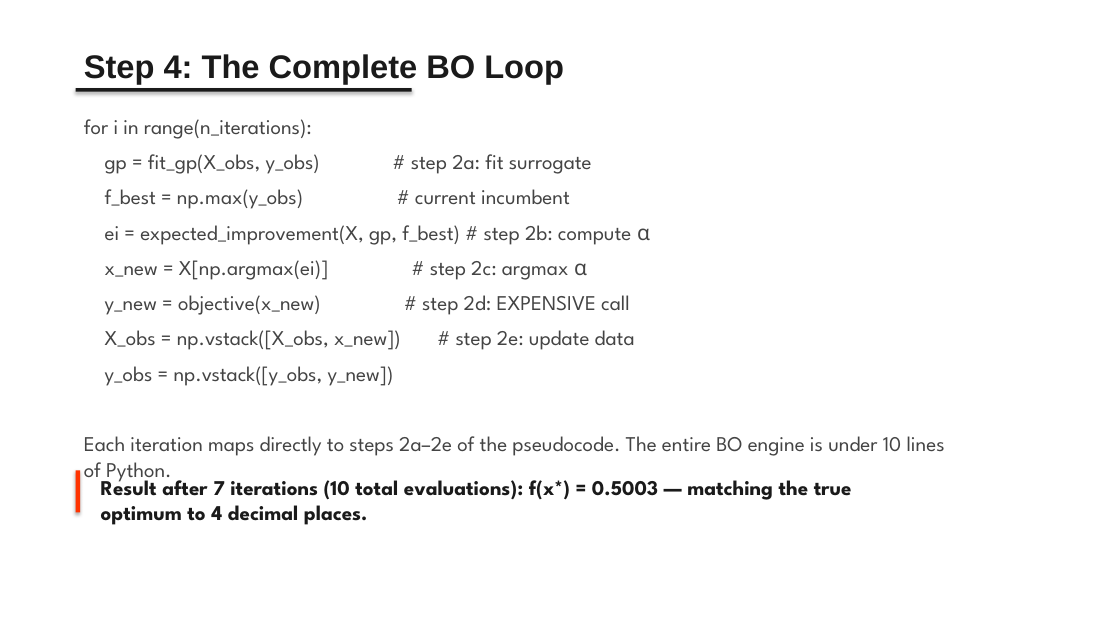
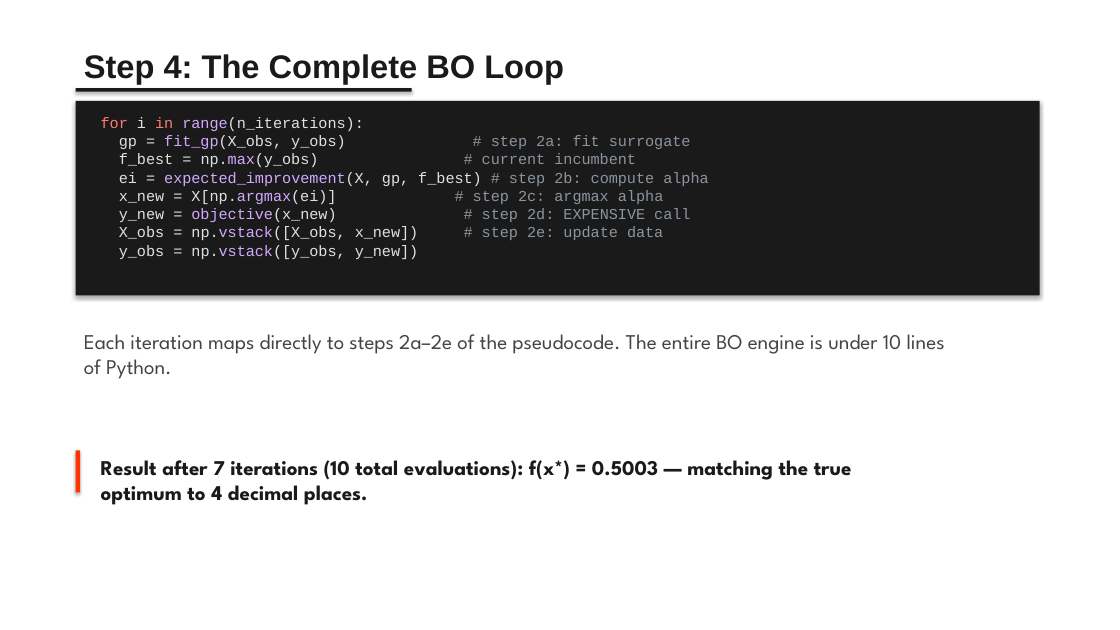
Before and after one commit to AHMalik2000/KIMM-Shared-Data, a slide deck: slide 33 of presentation.pptx. Drawn at 1120x630 pixels with LibreOffice and Linux fonts; fonts in the diff are those of the drawing. Boxes give left, top, right and bottom in pixels: in the first picture for what was removed or moved away, otherwise in the second. Text is boxed around its words. In the diff, an @@ line names an element or a change of style, - is before the commit and + after.

```diff
--- a/presentation.pptx
+++ b/presentation.pptx
@@ rectangle added at [76,101,1040,296], fill #1A1A1A @@
@@ text removed at [84,119,312,139] @@
-for i in range(n_iterations):
@@ text added at [101,117,708,259], 13 pt, text #E0E0E0 @@
+for i in range(n_iterations):
+gp = fit_gp(X_obs, y_obs) # step 2a: fit surrogate
+f_best = np.max(y_obs) # current incumbent
+ei = expected_improvement(X, gp, f_best) # step 2b: compute alpha
+x_new = X[np.argmax(ei)] # step 2c: argmax alpha
+y_new = objective(x_new) # step 2d: EXPENSIVE call
+X_obs = np.vstack([X_obs, x_new]) # step 2e: update data
+y_obs = np.vstack([y_obs, y_new])
@@ text removed at [105,154,592,174] @@
-gp = fit_gp(X_obs, y_obs) # step 2a: fit surrogate
@@ text removed at [105,189,570,209] @@
-f_best = np.max(y_obs) # current incumbent
@@ text removed at [105,225,650,245] @@
-ei = expected_improvement(X, gp, f_best) # step 2b: compute α
@@ text removed at [105,260,587,280] @@
-x_new = X[np.argmax(ei)] # step 2c: argmax α
@@ text removed at [105,295,630,315] @@
-y_new = objective(x_new) # step 2d: EXPENSIVE call
@@ text "Each iteration maps directly to ...": place and size @@
-text "Each iteration maps directly to ..." at [84,436,945,483]
+text "Each iteration maps directly to ..." at [84,334,945,379]
@@ text removed at [105,330,635,350] @@
-X_obs = np.vstack([X_obs, x_new]) # step 2e: update data
@@ text removed at [105,366,394,386] @@
-y_obs = np.vstack([y_obs, y_new])
@@ rectangle: place and size @@
-rectangle at [76,471,81,513]
+rectangle at [76,450,81,492]
@@ text "Result after 7 iterations (10 ..." rewrapped from [101,474,852,525] to [101,460,852,505] @@
```
Also in this commit, not shown: 15 other slides changed.
